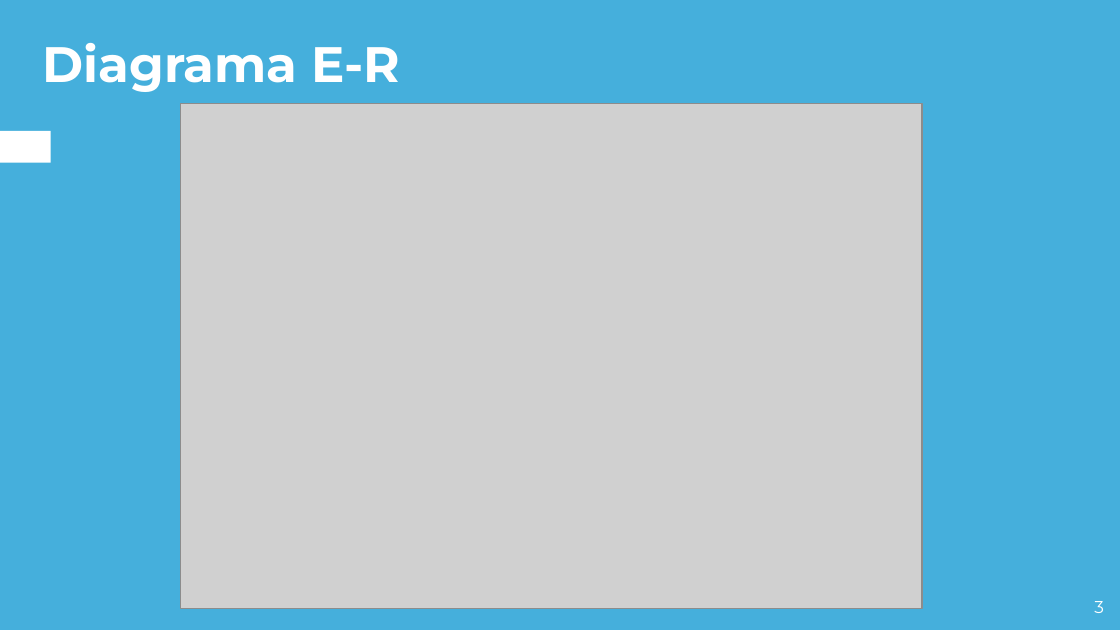
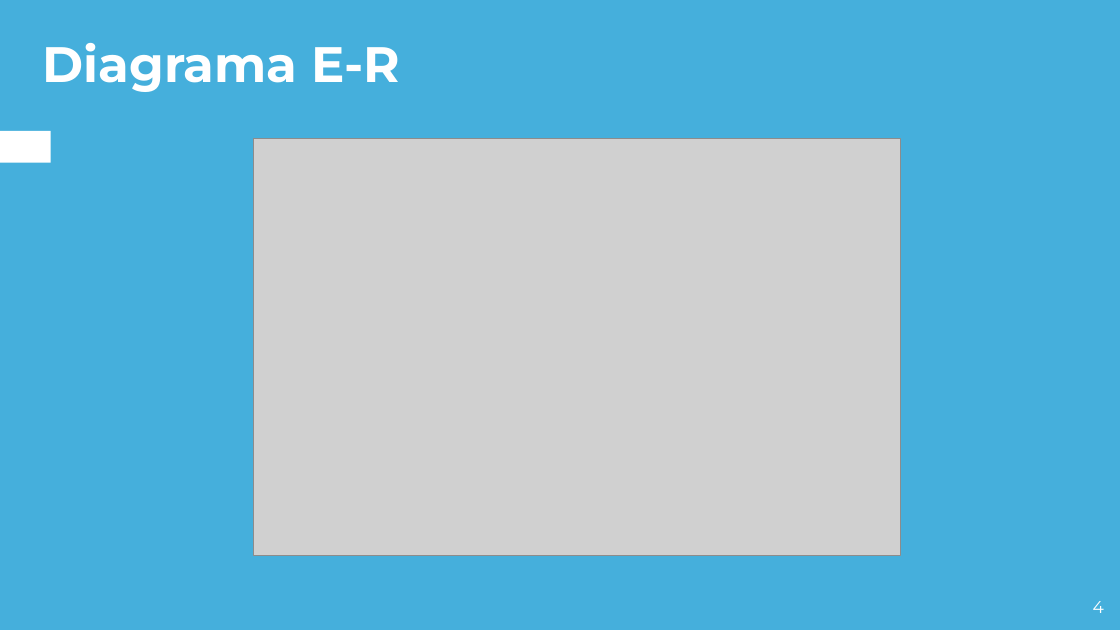
Before and after one commit to ARSW-Team-2020/Draw-It, a slide deck: slide 4 of Presentacion.pptx (slide 3 before the commit). Drawn at 1120x630 pixels with LibreOffice and Linux fonts; fonts in the diff are those of the drawing; grey boxes stand for pictures. Boxes give left, top, right and bottom in pixels: in the first picture for what was removed or moved away, otherwise in the second. Text is boxed around its words. In the diff, an @@ line names an element or a change of style, - is before the commit and + after.

```diff
--- a/Presentacion.pptx
+++ b/Presentacion.pptx
@@ picture: place and size @@
-picture at (180,104,922,609)
+picture at (254,138,900,556)
@@ page number at (1093,601,1104,613): text changed @@
-3
+4
```
Also in this commit, not shown: 4 other slides changed, 5 slides added, 4 slides removed, 5 other files.
